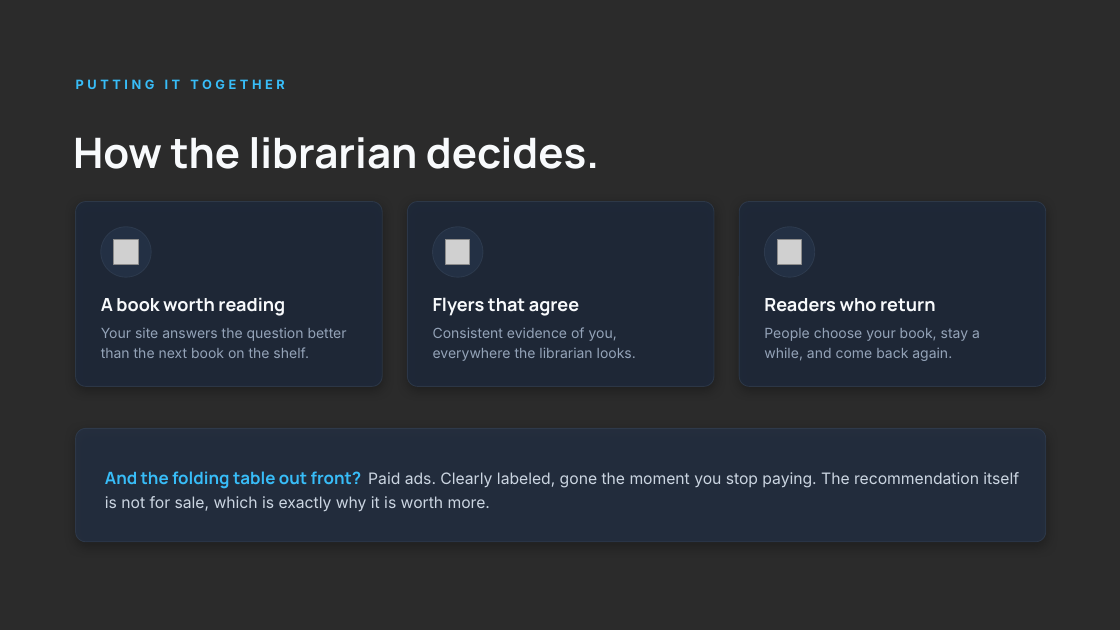
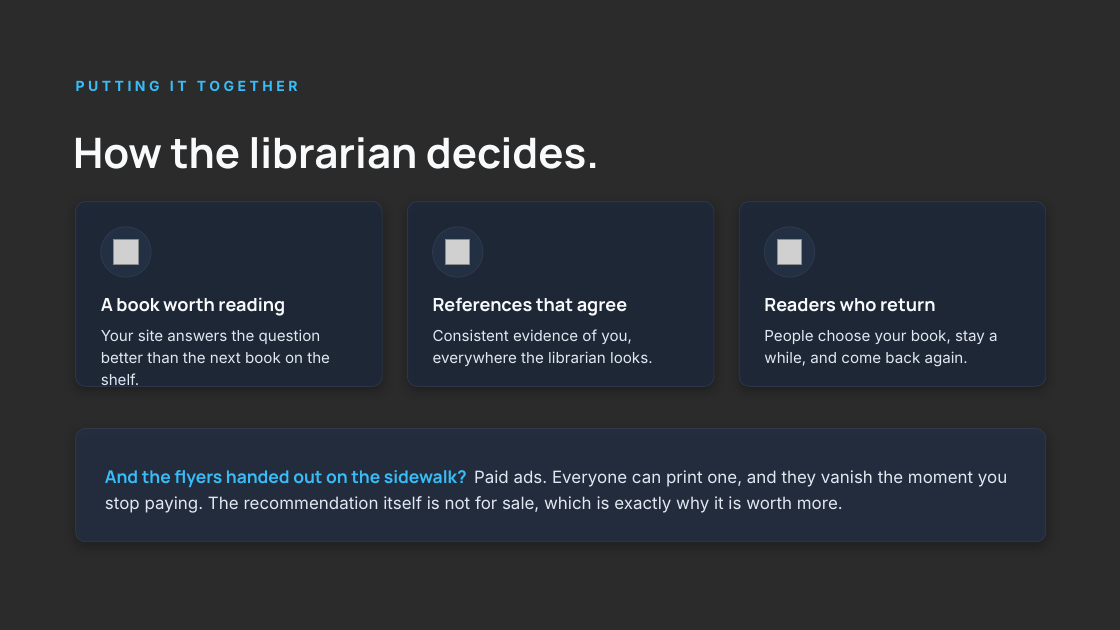
Before and after one commit to forge-dev-studio/client-reports, a slide deck: slide 7 of bni-2026/deck-8373f356/demystifying-seo.pptx. Drawn at 1120x630 pixels with LibreOffice and Linux fonts; fonts in the diff are those of the drawing; grey boxes stand for pictures; background and template pictures are left out; a plain dark background stands for a picture behind light text. Boxes give left, top, right and bottom in pixels: in the first picture for what was removed or moved away, otherwise in the second. Text is boxed around its words. In the diff, an @@ line names an element or a change of style, - is before the commit and + after.

```diff
--- a/bni-2026/deck-8373f356/demystifying-seo.pptx
+++ b/bni-2026/deck-8373f356/demystifying-seo.pptx
@@ text "PUTTING IT TOGETHER" at (76, 80, 298, 91): size 11 to 12 pt @@
@@ text at (433, 297, 627, 316): text changed @@
-Flyers that agree
+References that agree
@@ size 12 to 13 pt, text colour #94A3B8 to #E2E8F2 in 3 elements at (101, 329, 330, 385), (433, 329, 652, 366), (764, 330, 998, 367) @@
@@ text at (105, 470, 1007, 513): text changed; size 13.5 to 14.5 pt; text colour #CBD5E1 to #E2E8F2 @@
-And the folding table out front? Paid ads. Clearly labeled, gone the moment you stop paying. The recommendation itself is not for sale, which is exactly why it is worth more.
+And the flyers handed out on the sidewalk? Paid ads. Everyone can print one, and they vanish the moment you stop paying. The recommendation itself is not for sale, which is exactly why it is worth more.
```
Also in this commit, not shown: 12 other slides changed, 1 other file.
